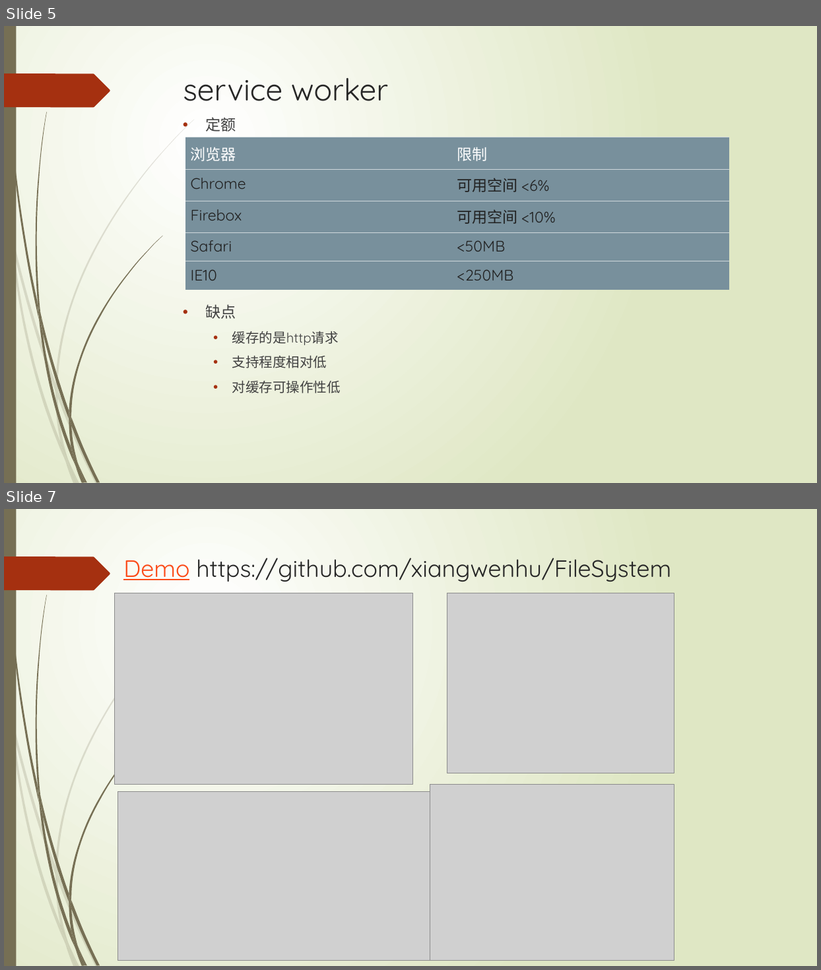
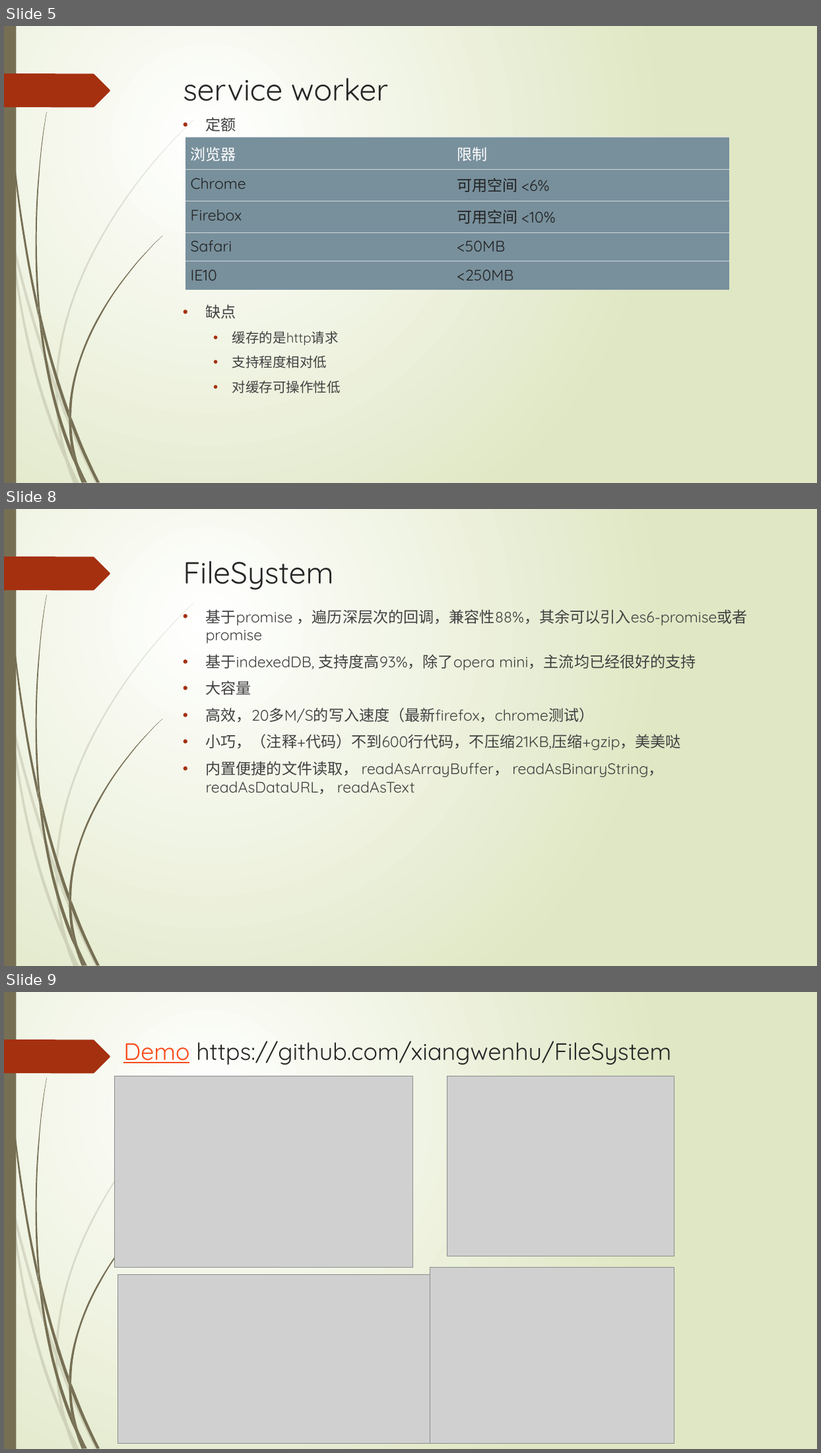
Before and after one commit to xiangwenhu/FileSystem, a slide deck: docs/浏览器大型文件存储.pptx. Shown one above the other, each under a label of ours: slides 5 and 7 before the commit, slides 5, 8 and 9 after it; the slides between them are not shown. The pictures are 821x970 and 821x1453 pixels, drawn with LibreOffice and Linux fonts; fonts in the diff are those of the drawing; grey boxes stand for pictures. Boxes give left, top, right and bottom in pixels: in the first picture for what was removed or moved away, otherwise in the second. Text is boxed around its words. In the diff, an @@ line names an element or a change of style, - is before the commit and + after.

Commit message:
修改ppt 修改resolve到transaction结束或者完成

```diff
--- a/docs/浏览器大型文件存储.pptx
+++ b/docs/浏览器大型文件存储.pptx
@@ slide 8 added at <box>4,509,817,966</box>, background gradient #FFFFFF to #DFE8C4; not listed: 24 template elements that a slide beside it also shows @@
@@ title added at <box>183,561,333,590</box>, 36 pt, text #262626 @@
+FileSystem
@@ text added at <box>206,607,748,794</box>, 18 pt, text #404040 @@
+• 基于promise ，遍历深层次的回调，兼容性88%，其余可以引入es6-promise或者promise
+• 基于indexedDB, 支持度高93%，除了opera mini，主流均已经很好的支持
+• 大容量
+• 高效，20多M/S的写入速度（最新firefox，chrome测试）
+• 小巧，（注释+代码）不到600行代码，不压缩21KB,压缩+gzip，美美哒
+• 内置便捷的文件读取， readAsArrayBuffer， readAsBinaryString， readAsDataURL， readAsText
@@ what was slide 7 is now slide 9 @@
```
Also in this commit, not shown: 1 slide changed, 1 other slide added, 3 other files.
